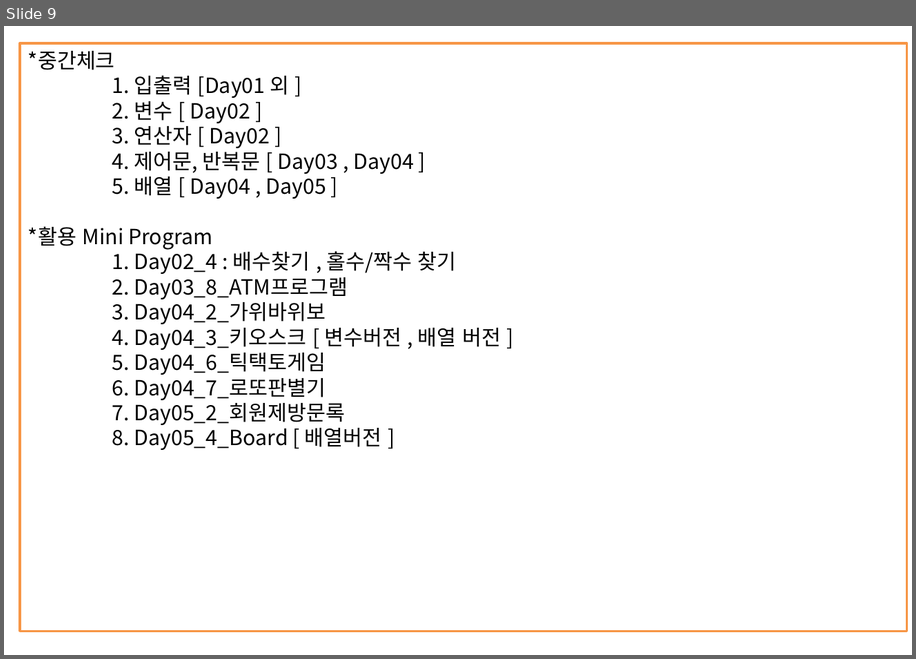
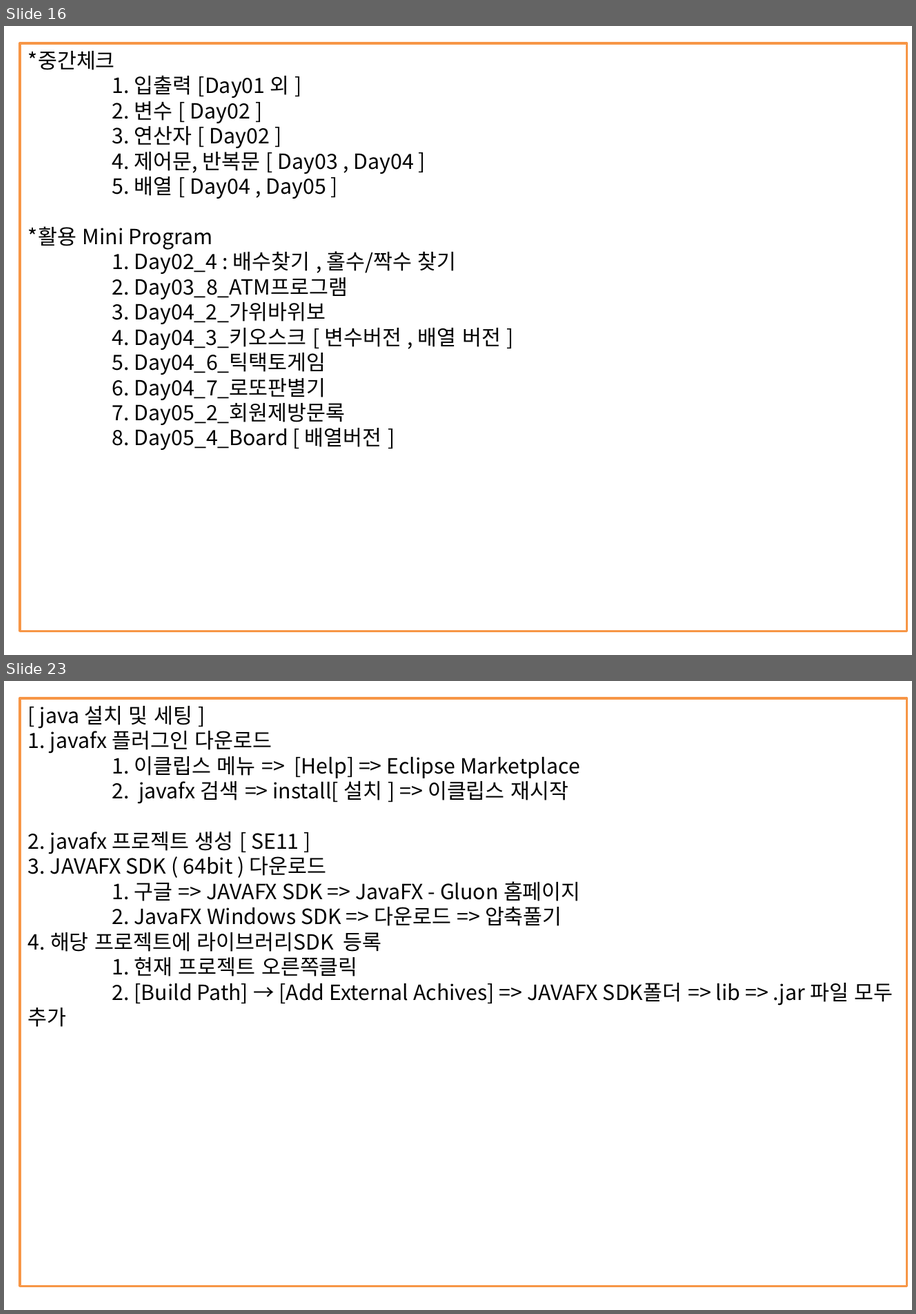
Before and after one commit to kth0027/ezen_kth, a slide deck: Study_Revise/JAVA-PPT/JAVA정리.pptx. Shown one above the other, each under a label of ours: slide 9 before the commit, slides 16 and 23 after it; the slides between them are not shown. The pictures are 916x659 and 916x1314 pixels, drawn with LibreOffice and Linux fonts; fonts in the diff are those of the drawing. Boxes give left, top, right and bottom in pixels: in the first picture for what was removed or moved away, otherwise in the second. Text is boxed around its words. In the diff, an @@ line names an element or a change of style, - is before the commit and + after.

```diff
--- a/Study_Revise/JAVA-PPT/JAVA정리.pptx
+++ b/Study_Revise/JAVA-PPT/JAVA정리.pptx
@@ slide 23 added at [4, 681, 912, 1310], background #FFFFFF @@
@@ rectangle added at [20, 699, 907, 1286], outline #F79646 2 pt, 18 pt, text #000000 @@
+[ java 설치 및 세팅 ]
+1. javafx 플러그인 다운로드
+1. 이클립스 메뉴 => [Help] => Eclipse Marketplace
+2. javafx 검색 => install[ 설치 ] => 이클립스 재시작
+2. javafx 프로젝트 생성 [ SE11 ]
+3. JAVAFX SDK ( 64bit ) 다운로드
+1. 구글 => JAVAFX SDK => JavaFX - Gluon 홈페이지
+2. JavaFX Windows SDK => 다운로드 => 압축풀기
+4. 해당 프로젝트에 라이브러리SDK 등록
+1. 현재 프로젝트 오른쪽클릭
+2. [Build Path] → [Add External Achives] => JAVAFX SDK폴더 => lib => .jar 파일 모두 추가
@@ what was slide 9 is now slide 16 @@
```
Also in this commit, not shown: 3 slides changed, 14 other slides added, 1 other file.
